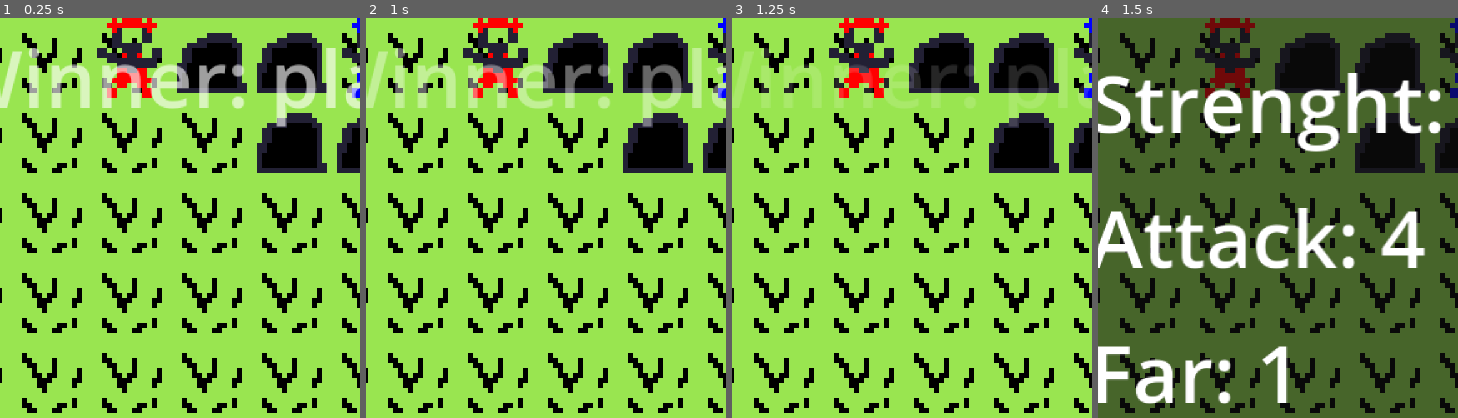
Above: before the commit, frames 1-4 (left to right).
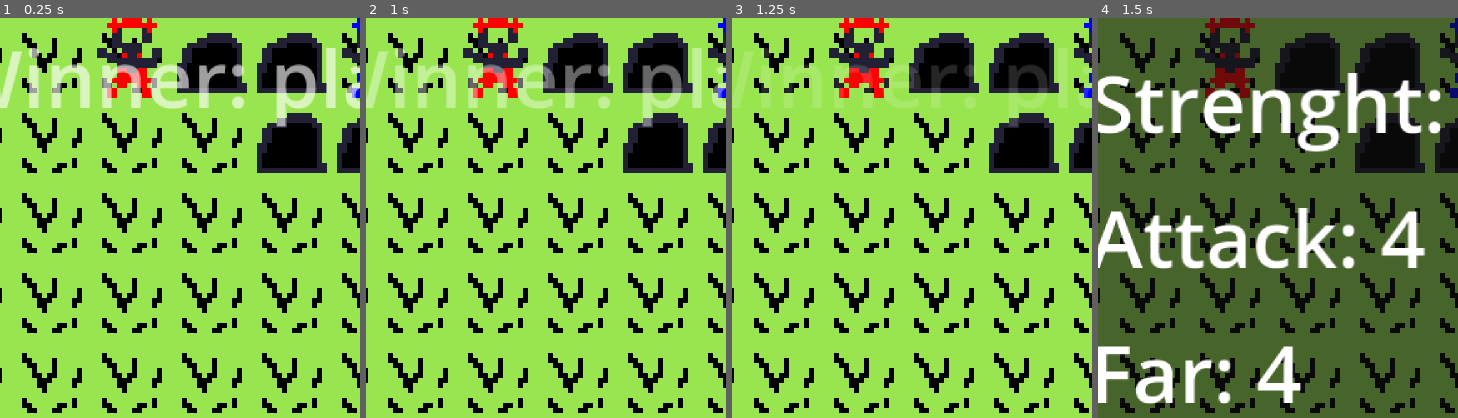
Above: after the commit, the same moments.

Repository: Dvojak/Skirmish-game
Game: Godot game, scene res://game.tscn
The game is run twice, just before and just after one commit, with the same random seed, the same clock (stepped at 60 frames per second) and the same inputs.
Inputs (mouse positions are % of the whole screen's width and height, from its top left):
- Up to frame 1 (0.25 s): no input
- Up to frame 2 (1 s): move the mouse to (69, 45) at 0.52 s; hold Right mouse button (move) from 0.53 s (still down); click (69, 45) at 0.8 s
- Up to frame 3 (1.25 s): keep holding Right mouse button (move)
- Up to frame 4 (1.5 s): move the mouse to (22, 55) at 1.27 s; release Right mouse button (move) at 1.28 s; click (22, 55) at 1.35 s
The pictures show only the part of the screen within x 10-60%, y 50-100%; the shares and areas given below are measured in that part.

Frames 1-3 are identical in both runs. In frame 4, 0.9% of the frame differs, in the area x 44-57%, y 82-97%.

Commit message:
Better_LOS_and_range_attack
Also did a tiny mistake before with uploading files

Diff:
--- a/scripts/scout.gd
+++ b/scripts/scout.gd
@@ -1,7 +1,7 @@
 extends Unit
 class_name Scout
 
-@onready var sprite: Sprite2D = $Sprite2D
+	# -------------------------------------------------------	# -------------------------------------------------------	# -------------------------------------------------------	# -------------------------------------------------------@onready var sprite: Sprite2D = $Sprite2D
 
 func _ready():
 	movement_points = 6
@@ -9,4 +9,5 @@
 	toughness = 3
 	strenght = 3
 	attack = 4
+	far = 4
 	type = "Scout"
--- a/scripts/turn_queue.gd
+++ b/scripts/turn_queue.gd
@@ -244,14 +244,17 @@
 			if not tile_map.get_used_rect().has_point(target):
 				continue
 
-
-			var tile_data = tile_map.get_cell_tile_data(target)
+			var tile_data := tile_map.get_cell_tile_data(target)
 			if tile_data == null:
 				continue
+
 			if not tile_data.get_custom_data("Walkable"):
 				continue
 
-			attack_overlay.set_cell(target, 0, Vector2i(0,0))
+			if not has_line_of_sight_tile(start, target):
+				continue
+
+			attack_overlay.set_cell(target, 0, Vector2i.ZERO)
 
 
 
@@ -346,14 +349,16 @@
 		print("Cíl je mimo dosah útoku.")
 		return
 
+	if not has_line_of_sight_tile(start, target):
+		print("Útok zablokován překážkou — není line of sight.")
+		return
+
 	start_combat(attacker, defender)
-
 	attacker.actions -= 1
 	print("Akce zbývající:", attacker.actions)
 
 	if attacker.actions <= 0:
 		_on_finished_action()
-
 
 
 func start_combat(attacker: Unit, defender: Unit):
